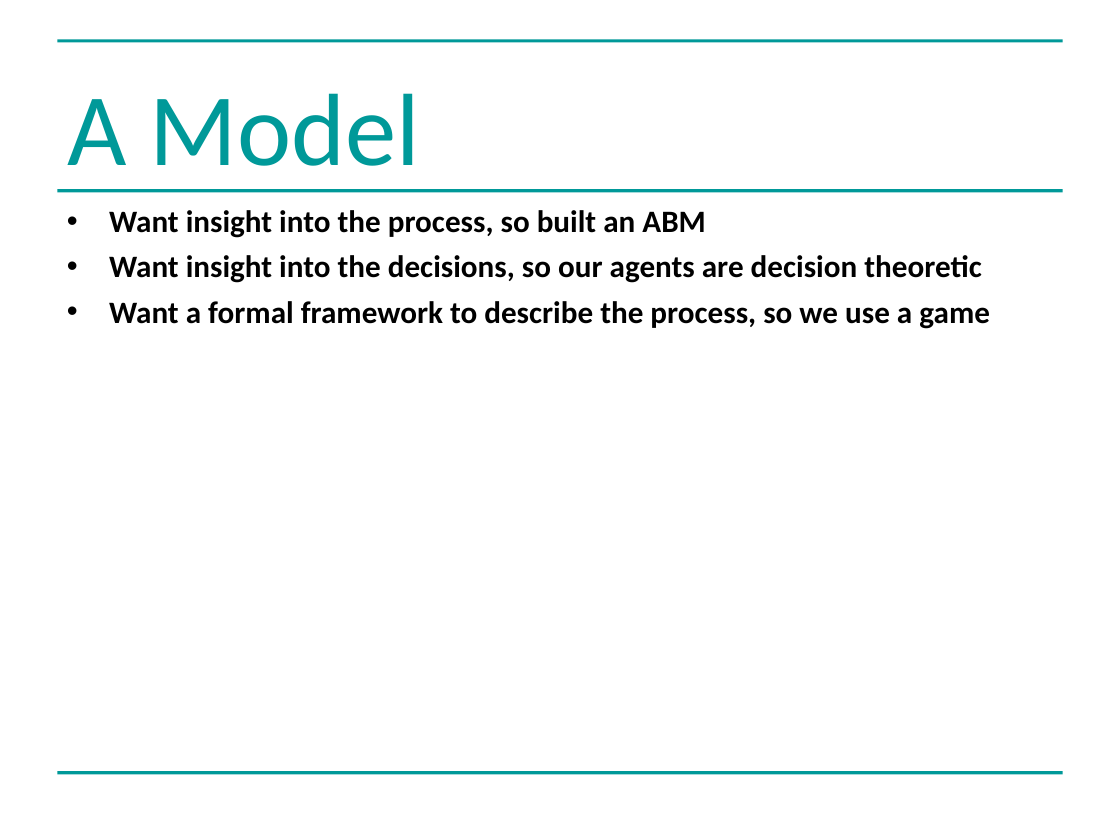
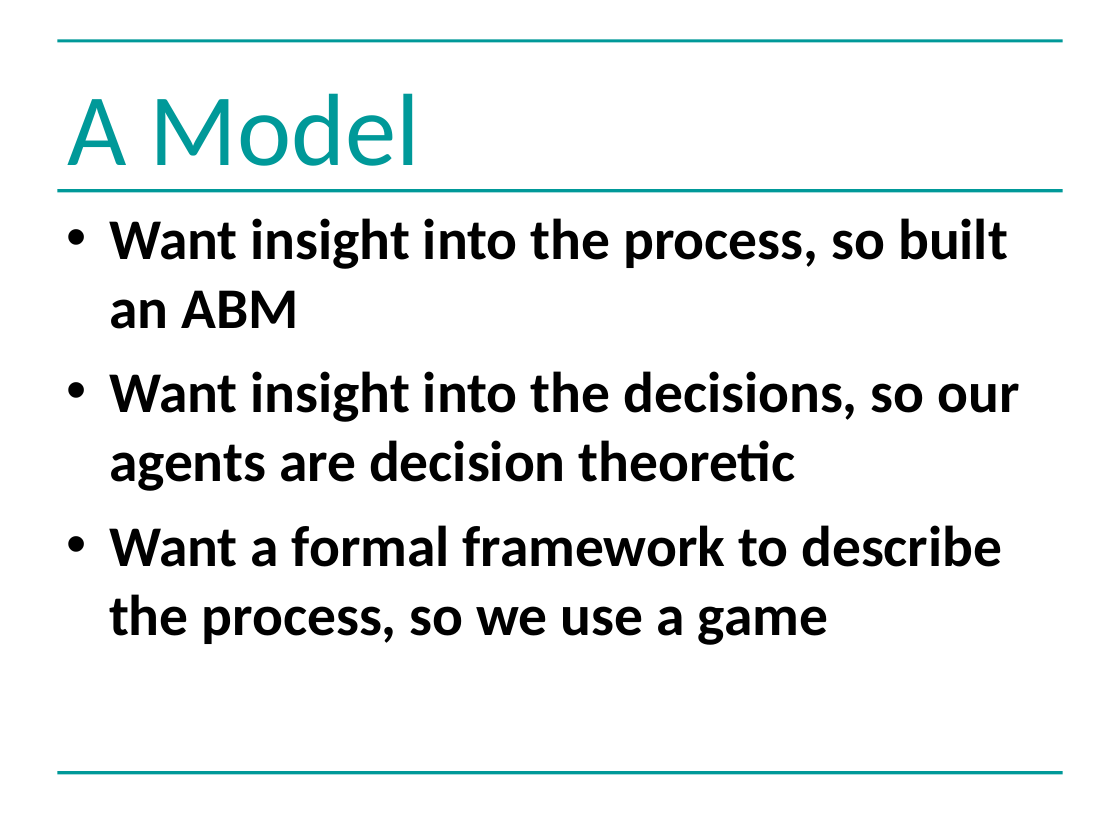
Before and after one commit to greenape/bsps2015, a slide deck: slide 5 of presentation/risky_aging_bsps.ppt. Drawn at 1120x840 pixels with LibreOffice and Linux fonts; fonts in the diff are those of the drawing. Boxes give left, top, right and bottom in pixels: in the first picture for what was removed or moved away, otherwise in the second. Text is boxed around its words. In the diff, an @@ line names an element or a change of style, - is before the commit and + after.

```diff
--- a/presentation/risky_aging_bsps.ppt
+++ b/presentation/risky_aging_bsps.ppt
@@ text "Want insight into the process, ..." at (109,218,1020,645): size 20 to 37 pt; more space between paragraphs @@
```
Also in this commit, not shown: 2 other slides changed.
